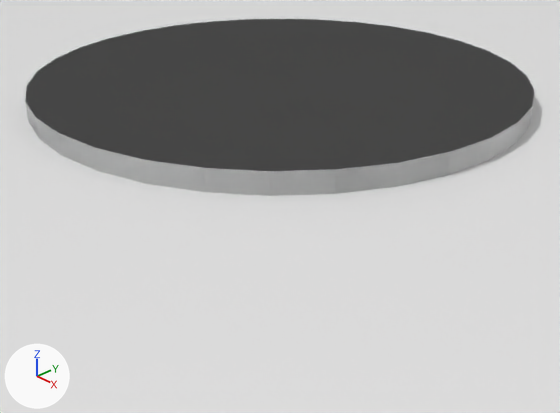
The Blender file data/models/board.blend as it was, and as the next commit left it.
One viewpoint serves both versions: a 50 mm camera at (0.02026, -0.01906, 0.01192) aimed at (0.0005, -0.00046, -0.00139). The lights are fixed; the arrows at lower left show +X, +Y and +Z.

The first picture shows 'Board export', 'White Piece export'.
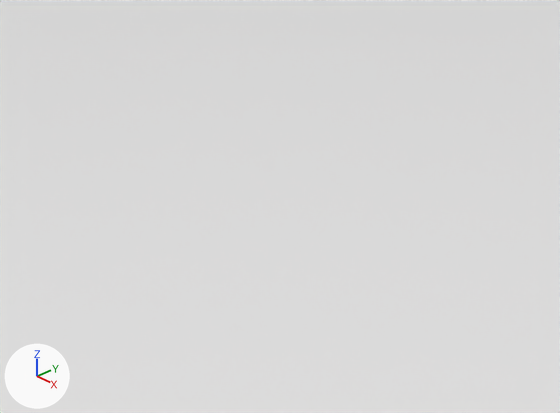
Boxes (x1, y1, x2, y2) around the edits, measured in the pictures (560 x 413 px):
'White Piece export', deleted
    before: (25, 19, 535, 196)

Edits to the bpy script that builds the scene:
```text
Remove ob_white_piece_export:
    ob_white_piece_export = bpy.data.objects.new('White Piece export', me_cylinder)
    ob_white_piece_export.location = (0.0, 0.0, 0.0)
    ob_white_piece_export.scale = (1.0, 1.0, 0.93)
```
